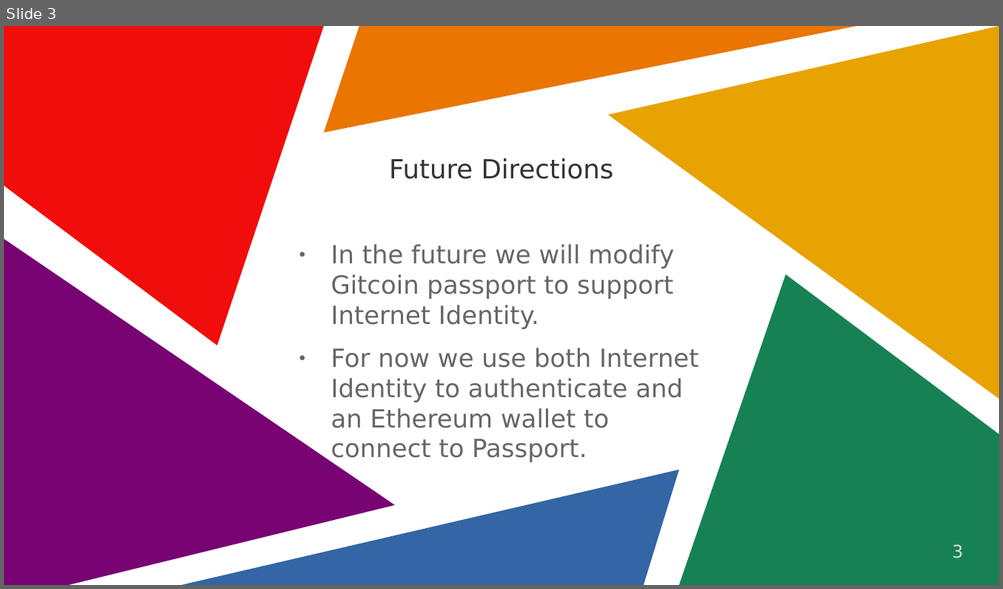
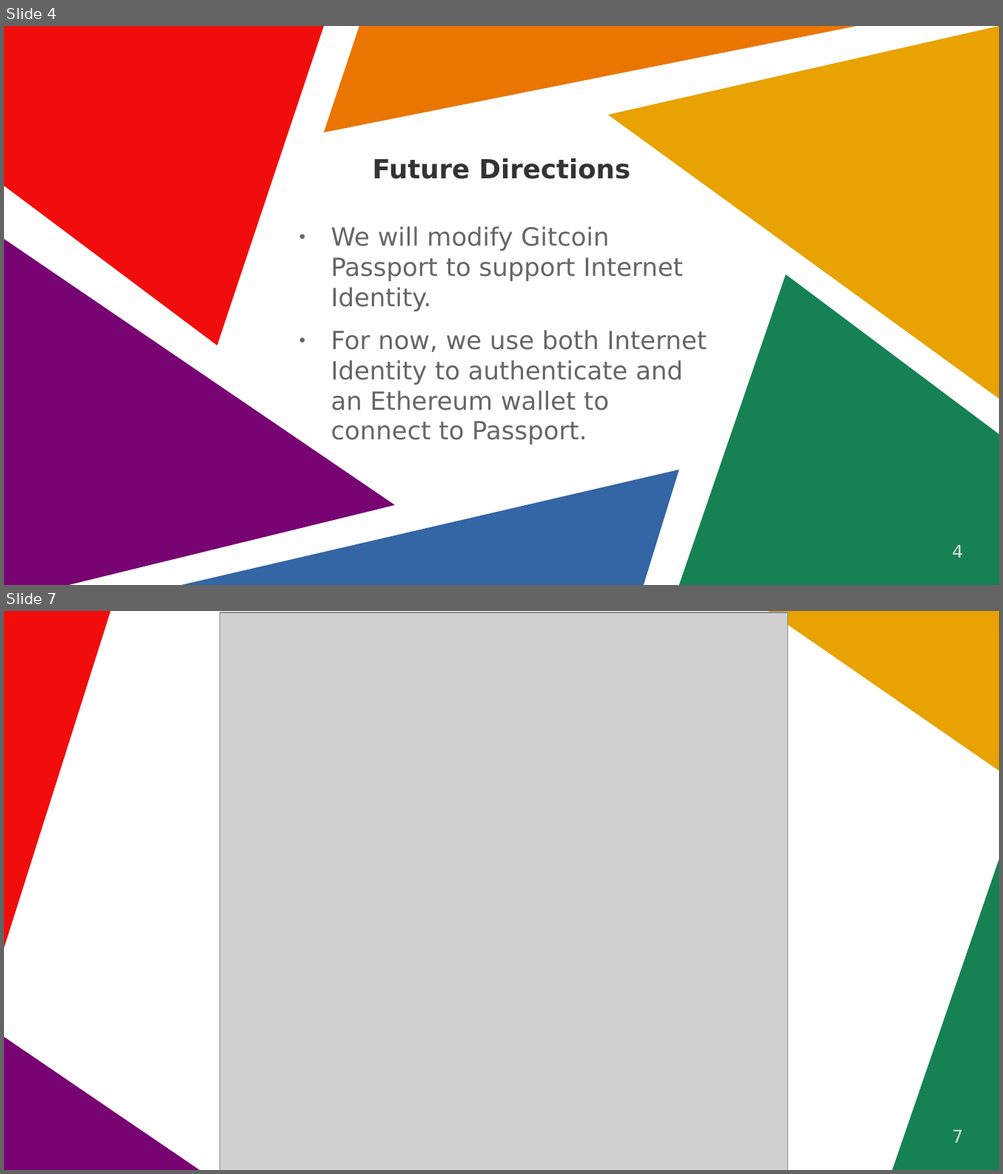
Before and after one commit to vporton/ic-eth-starter, a slide deck: docs/presentation.odp. Shown one above the other, each under a label of ours: slide 3 before the commit, slides 4 and 7 after it; the slides between them are not shown. The pictures are 1003x589 and 1003x1174 pixels, drawn with LibreOffice and Linux fonts; fonts in the diff are those of the drawing; grey boxes stand for pictures. Boxes give left, top, right and bottom in pixels: in the first picture for what was removed or moved away, otherwise in the second. Text is boxed around its words. In the diff, an @@ line names an element or a change of style, - is before the commit and + after.

```diff
--- a/docs/presentation.odp
+++ b/docs/presentation.odp
@@ slide 7 added at (4,611,999,1170), background #FFFFFF @@
@@ freeform shape added at (4,611,111,948), fill #F10D0C @@
@@ picture added at (219,612,788,1170) @@
@@ freeform shape added at (768,611,999,771), fill #E8A202 @@
@@ freeform shape added at (892,860,999,1170), fill #168253 @@
@@ freeform shape added at (4,1037,200,1170), fill #780373 @@
@@ page number added at (952,1130,963,1143), 14 pt, text #DDDDDD @@
+7
@@ what was slide 3 is now slide 4 @@
@@ slide 4 changed as well @@
@@ title "Future Directions" at (373,158,630,179): bold on @@
@@ text at (331,227,707,445): text changed @@
-● In the future we will modify Gitcoin passport to support Internet Identity.
-● For now we use both Internet Identity to authenticate and an Ethereum wallet to connect to Passport.
+● We will modify Gitcoin Passport to support Internet Identity.
+● For now, we use both Internet Identity to authenticate and an Ethereum wallet to connect to Passport.
@@ page number at (952,545,963,558): text changed @@
-3
+4
```
Also in this commit, not shown: 1 other slide changed, 8 other slides added, 1 slide removed.
